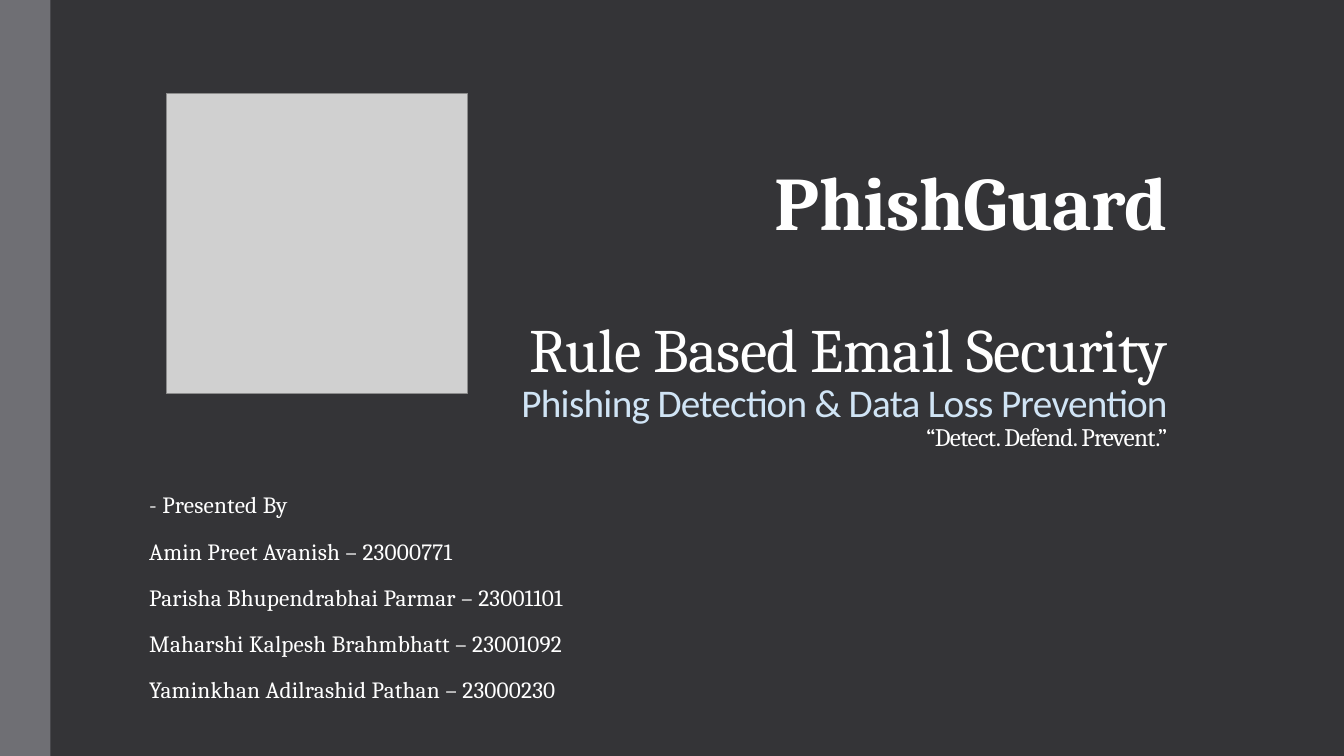
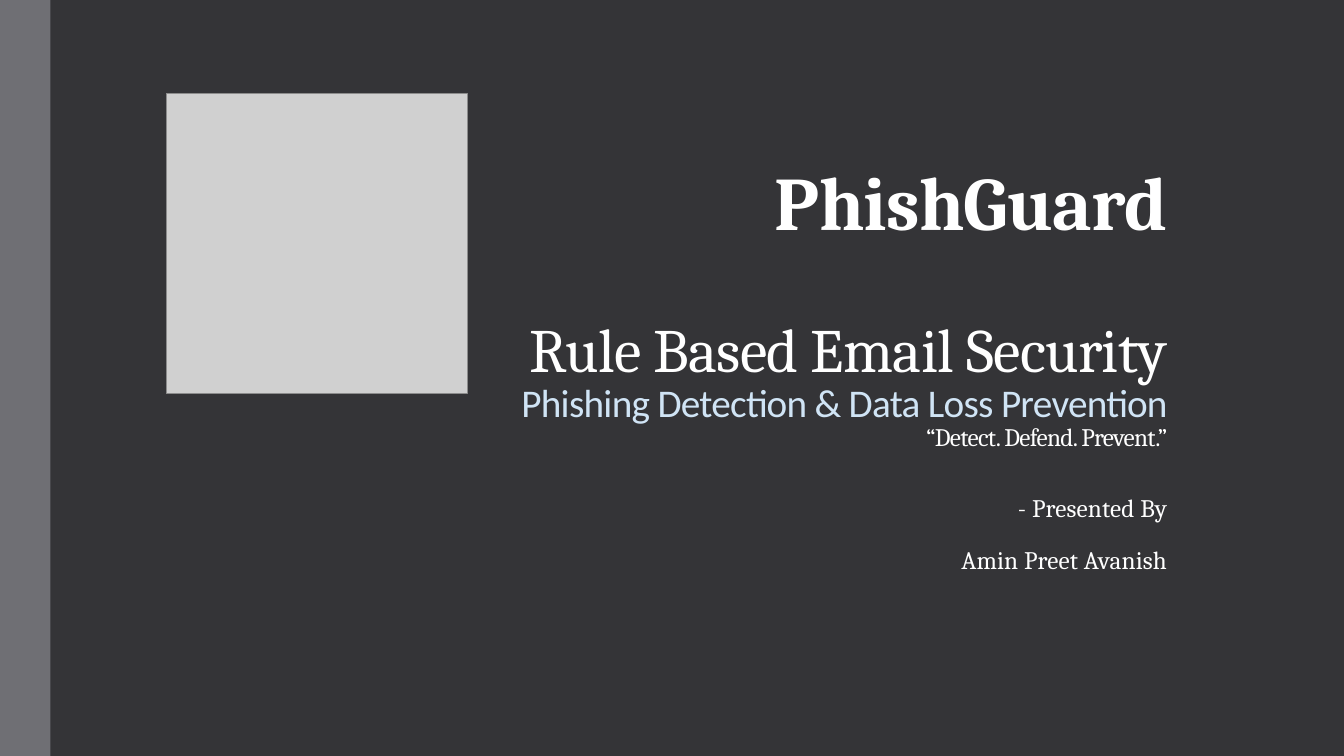
Before and after one commit to Preetamin04/PhishGuard_Data-Loss-Prevention, a slide deck: slide 1 of PhishGuard.pptx. Drawn at 1344x756 pixels with LibreOffice and Linux fonts; fonts in the diff are those of the drawing; grey boxes stand for pictures. Boxes give left, top, right and bottom in pixels: in the first picture for what was removed or moved away, otherwise in the second. Text is boxed around its words. In the diff, an @@ line names an element or a change of style, - is before the commit and + after.

```diff
--- a/PhishGuard.pptx
+++ b/PhishGuard.pptx
@@ subtitle at (x1=1032, y1=499, x2=1167, y2=523): size 16.6 to 18 pt in "- Presented By"; alignment left to right; line spacing 0.85 to 0.95 @@
@@ subtitle at (x1=961, y1=551, x2=1167, y2=570): text changed; size 16.6 to 18 pt @@
-Amin Preet Avanish – 23000771
-Parisha Bhupendrabhai Parmar – 23001101
-Maharshi Kalpesh Brahmbhatt – 23001092
-Yaminkhan Adilrashid Pathan – 23000230
+Amin Preet Avanish
```
Also in this commit, not shown: 2 other files.
